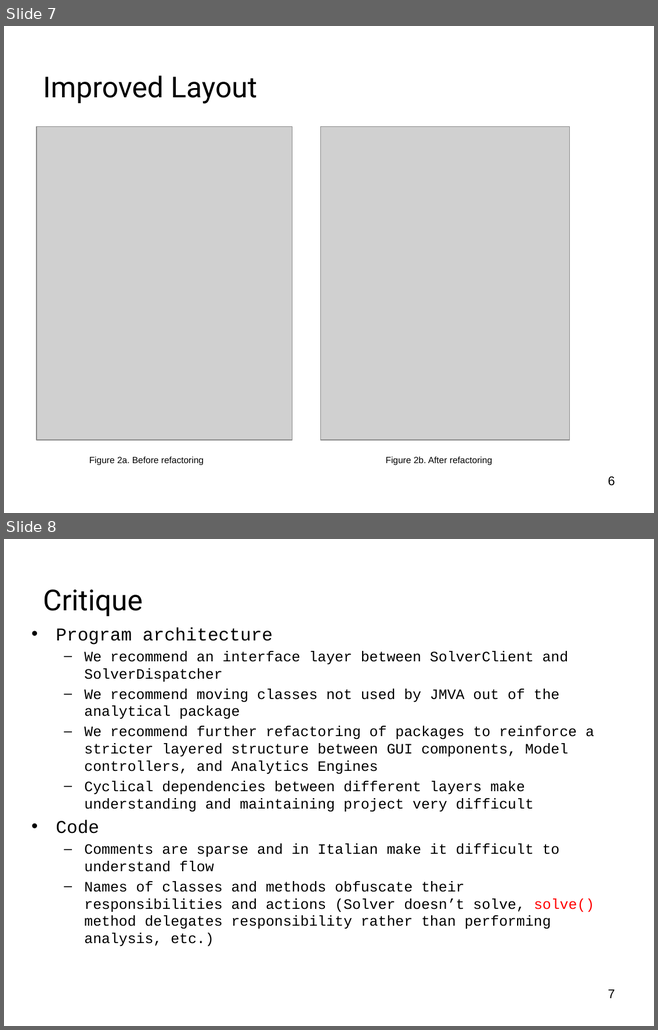
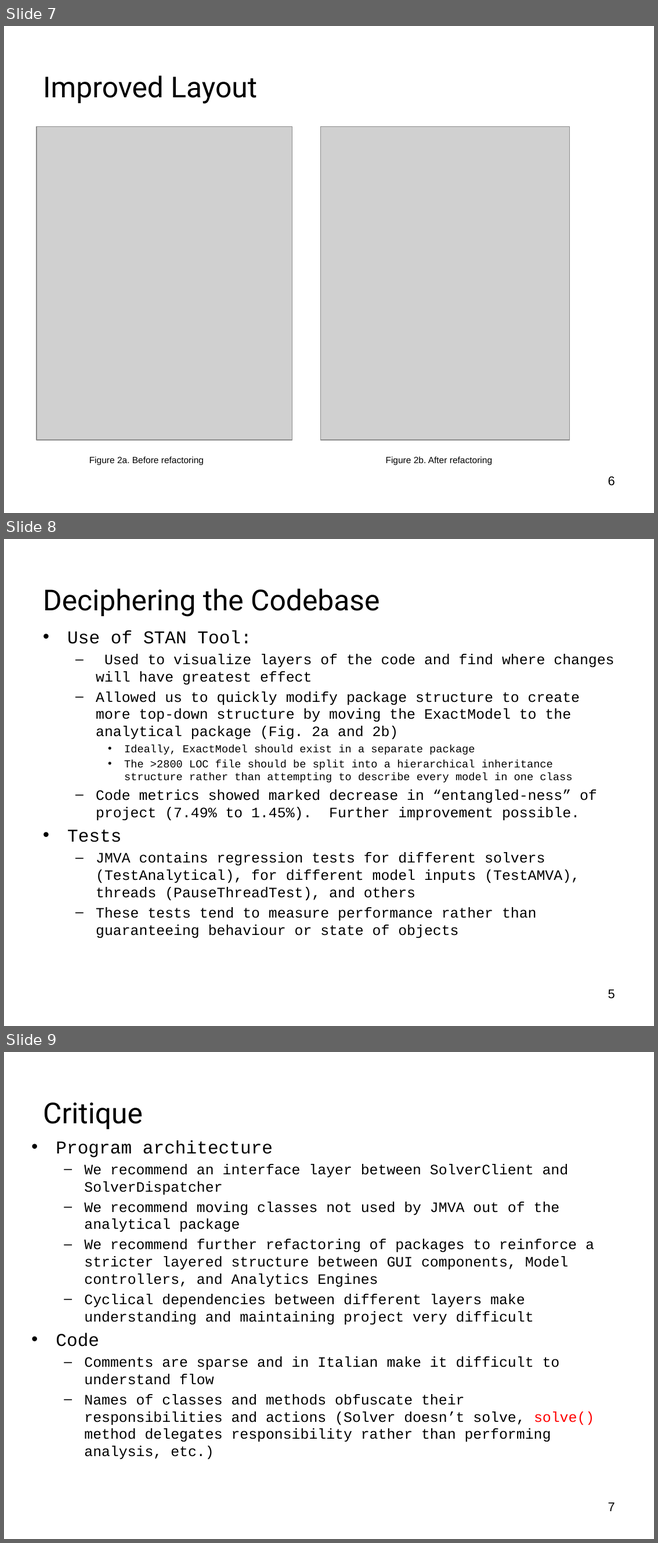
Before and after one commit to pavelgrib/SE_CW1, a slide deck: jmva_presentation_new.pptx. Shown one above the other, each under a label of ours: slides 7 and 8 before the commit, slides 7, 8 and 9 after it. The pictures are 658x1030 and 658x1543 pixels, drawn with LibreOffice and Linux fonts; fonts in the diff are those of the drawing; grey boxes stand for pictures; background and template pictures are left out. Boxes give left, top, right and bottom in pixels: in the first picture for what was removed or moved away, otherwise in the second. Text is boxed around its words. In the diff, an @@ line names an element or a change of style, - is before the commit and + after.

```diff
--- a/jmva_presentation_new.pptx
+++ b/jmva_presentation_new.pptx
@@ slide 8 added at (x1=4, y1=539, x2=654, y2=1026), background picture (left out) @@
@@ title added at (x1=43, y1=588, x2=379, y2=617), 32 pt, text #000000 @@
+Deciphering the Codebase
@@ text added at (x1=67, y1=630, x2=614, y2=938), 16 pt, text #000000 @@
+• Use of STAN Tool:
+  – Used to visualize layers of the code and find where changes will have greatest effect
+  – Allowed us to quickly modify package structure to create more top-down structure by moving the ExactModel to the analytical package (Fig. 2a and 2b)
+    • Ideally, ExactModel should exist in a separate package
+    • The >2800 LOC file should be split into a hierarchical inheritance structure rather than attempting to describe every model in one class
+  – Code metrics showed marked decrease in “entangled-ness” of project (7.49% to 1.45%). Further improvement possible.
+• Tests
+  – JMVA contains regression tests for different solvers (TestAnalytical), for different model inputs (TestAMVA), threads (PauseThreadTest), and others
+  – These tests tend to measure performance rather than guaranteeing behaviour or state of objects
@@ text added at (x1=608, y1=990, x2=615, y2=999), 14 pt, text #000000 @@
+5
@@ what was slide 8 is now slide 9 @@
```
Also in this commit, not shown: 2 slides changed.
